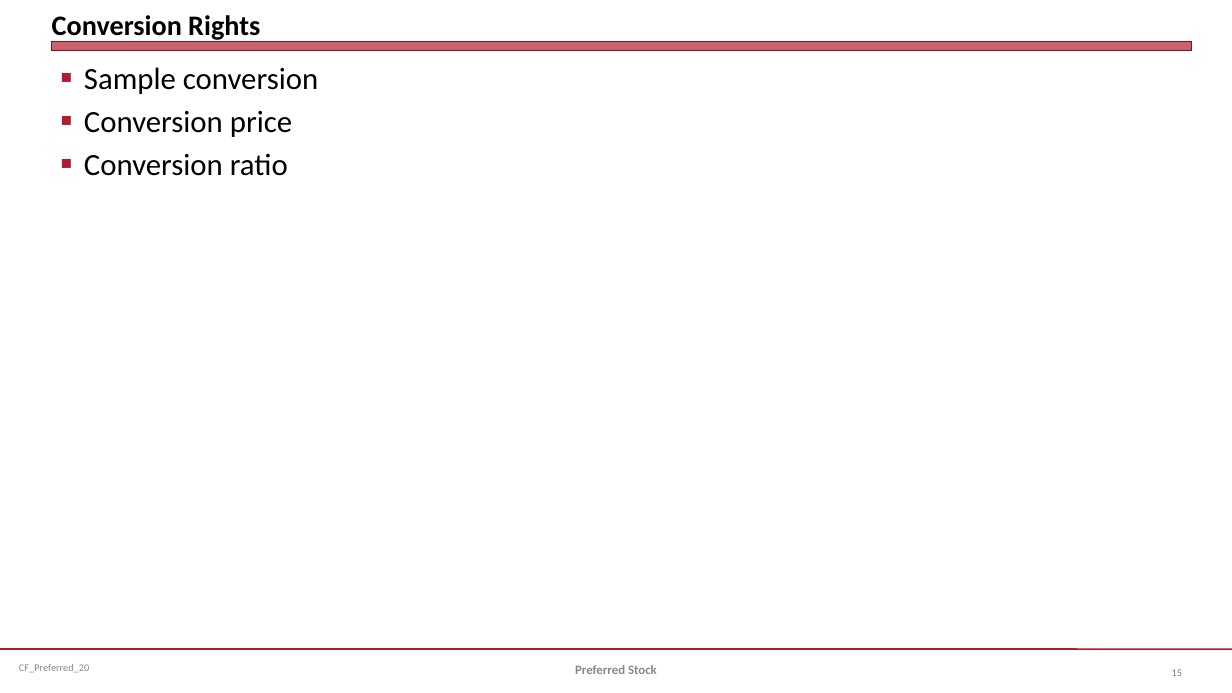
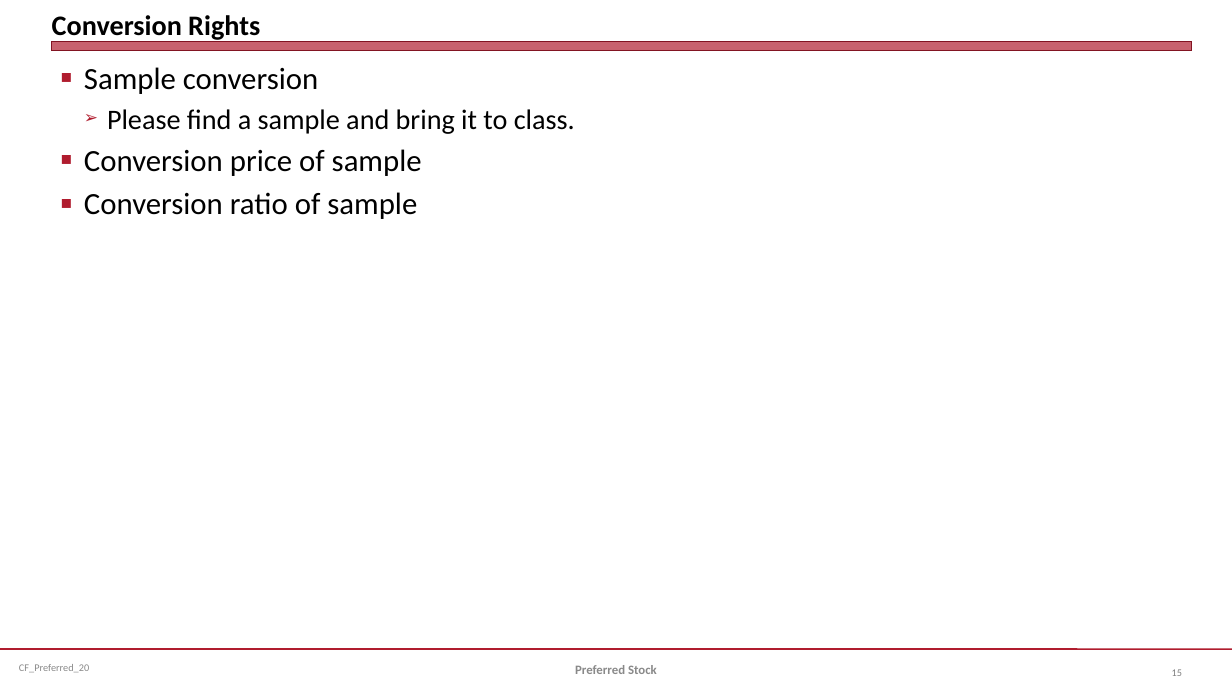
Before and after one commit to jmc877/Corporate-Finance, a slide deck: slide 15 of slides/CF_Preferred_20.pptx. Drawn at 1232x693 pixels with LibreOffice and Linux fonts; fonts in the diff are those of the drawing. Boxes give left, top, right and bottom in pixels: in the first picture for what was removed or moved away, otherwise in the second. Text is boxed around its words. In the diff, an @@ line names an element or a change of style, - is before the commit and + after.

```diff
--- a/slides/CF_Preferred_20.pptx
+++ b/slides/CF_Preferred_20.pptx
@@ text at (x1=84, y1=109, x2=575, y2=219): text changed @@
-■ Conversion price
-■ Conversion ratio
+  ➢ Please find a sample and bring it to class.
+■ Conversion price of sample
+■ Conversion ratio of sample
```
Also in this commit, not shown: 1 other file.
